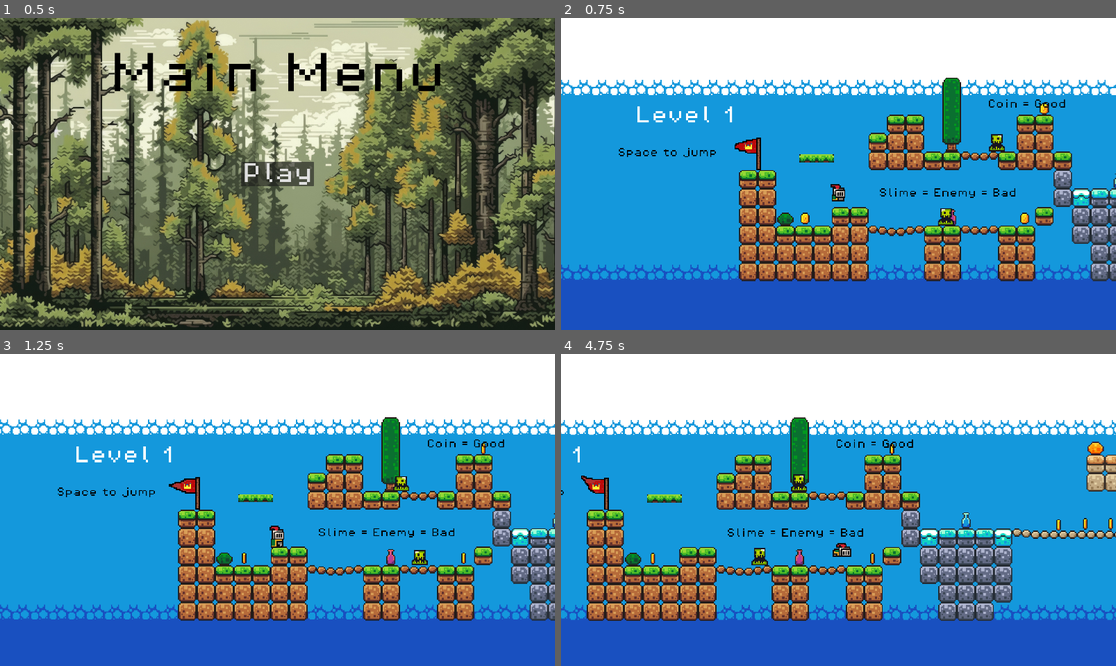
Above: before the commit, frames 1-4 (two rows, left to right).
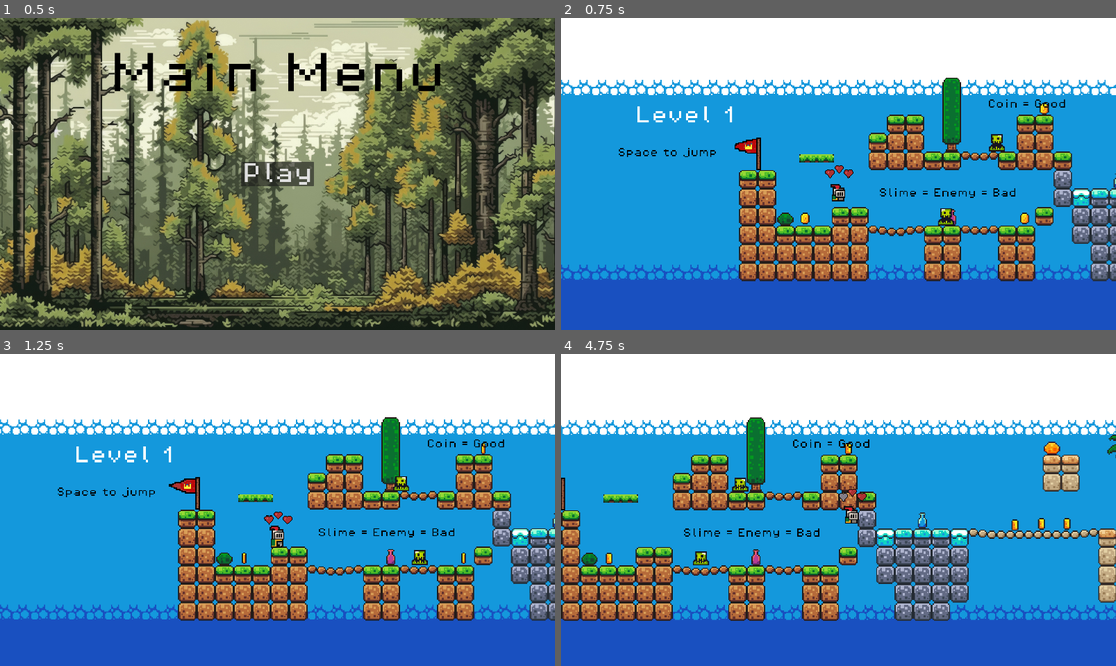
Above: after the commit, the same moments.

Repository: WoBen07/Platformer_Game
Game: Godot game, scene res://scenes/game.tscn
The game is run twice, just before and just after one commit, with the same random seed, the same clock (stepped at 60 frames per second) and the same inputs. Sound files missing from this copy of the repository are replaced by a short silence.
Inputs:
- Up to frame 1 (0.5 s): no input
- Up to frame 2 (0.75 s): click "Play" at 0.5 s
- Up to frame 3 (1.25 s): no input
- Up to frame 4 (4.75 s): hold Right (move_right) 1.28-2.78 s; tap Space (jump) at 1.52, 2.27, 3.77, 4.52 s; hold A (move_left) 2.78-3.53 s; hold Right (move_right) from 3.53 s (still down)

Frame 1 is identical in both runs. In frame 2, less than 0.1% of the frame differs, in the area x 47-53%, y 47-52%; in frame 3, less than 0.1%; in frame 4, 32%, in the area x 0-100%, y 20-86%.

Commit message:
Player lives

Diff:
--- a/scenes/endscreen.tscn
+++ b/scenes/endscreen.tscn
@@ -59,3 +59,13 @@
 theme_override_fonts/font = ExtResource("1_hk3wn")
 theme_override_font_sizes/font_size = 75
 text = "Restart"
+
+[node name="Info" type="Label" parent="CanvasLayer"]
+offset_left = 219.0
+offset_top = 812.0
+offset_right = 1688.0
+offset_bottom = 863.0
+theme_override_colors/font_color = Color(0, 0, 0, 1)
+theme_override_fonts/font = ExtResource("1_hk3wn")
+theme_override_font_sizes/font_size = 50
+text = "You died X times and collected X Coins"
--- a/scenes/level_2.tscn
+++ b/scenes/level_2.tscn
@@ -330,9 +330,6 @@
 [node name="Slime2" parent="Slimes" instance=ExtResource("4_7uetj")]
 position = Vector2(435, -43)
 
-[node name="Endmarker" parent="Slimes" instance=ExtResource("6_dmhsp")]
-position = Vector2(27, 0)
-
 [node name="Label" type="Label" parent="."]
 offset_left = -140.0
 offset_top = -52.0
@@ -372,3 +369,6 @@
 "": SubResource("AnimationLibrary_5ikow")
 }
 autoplay = "move"
+
+[node name="Endmarker" parent="." instance=ExtResource("6_dmhsp")]
+position = Vector2(27, 1)
--- a/scenes/player.tscn
+++ b/scenes/player.tscn
@@ -1,8 +1,10 @@
-[gd_scene load_steps=35 format=3 uid="uid://ckurrpdg7nb2w"]
+[gd_scene load_steps=52 format=3 uid="uid://ckurrpdg7nb2w"]
 
 [ext_resource type="Texture2D" uid="uid://fbhj5ugitunn" path="res://assets/sprites/knight.png" id="1_8a5vn"]
 [ext_resource type="Script" path="res://scripts/player.gd" id="1_se5k5"]
 [ext_resource type="AudioStream" uid="uid://bty5e3062o63h" path="res://assets/sounds/die.wav" id="3_vfgvg"]
+[ext_resource type="Texture2D" uid="uid://bn32xgww70aai" path="res://assets/sprites/heart.png" id="4_vknht"]
+[ext_resource type="AudioStream" uid="uid://diswj2bhlyonq" path="res://assets/sounds/hit.wav" id="5_iiuas"]
 
 [sub_resource type="AtlasTexture" id="AtlasTexture_hu8t3"]
 atlas = ExtResource("1_8a5vn")
@@ -154,7 +156,7 @@
 }],
 "loop": false,
 "name": &"hit",
-"speed": 20.0
+"speed": 7.0
 }, {
 "frames": [{
 "duration": 1.0,
@@ -238,6 +240,114 @@
 [sub_resource type="CircleShape2D" id="CircleShape2D_vqhqv"]
 radius = 5.0
 
+[sub_resource type="AtlasTexture" id="AtlasTexture_mm6b7"]
+atlas = ExtResource("4_vknht")
+region = Rect2(0, 0, 16, 16)
+
+[sub_resource type="AtlasTexture" id="AtlasTexture_wpko2"]
+atlas = ExtResource("4_vknht")
+region = Rect2(16, 0, 16, 16)
+
+[sub_resource type="AtlasTexture" id="AtlasTexture_meo32"]
+atlas = ExtResource("4_vknht")
+region = Rect2(32, 0, 16, 16)
+
+[sub_resource type="AtlasTexture" id="AtlasTexture_wl44u"]
+atlas = ExtResource("4_vknht")
+region = Rect2(48, 0, 16, 16)
+
+[sub_resource type="SpriteFrames" id="SpriteFrames_5vh6b"]
+animations = [{
+"frames": [{
+"duration": 1.0,
+"texture": SubResource("AtlasTexture_mm6b7")
+}, {
+"duration": 1.0,
+"texture": SubResource("AtlasTexture_wpko2")
+}, {
+"duration": 1.0,
+"texture": SubResource("AtlasTexture_meo32")
+}, {
+"duration": 1.0,
+"texture": SubResource("AtlasTexture_wl44u")
+}],
+"loop": false,
+"name": &"default",
+"speed": 5.0
+}]
+
+[sub_resource type="AtlasTexture" id="AtlasTexture_lv2lu"]
+atlas = ExtResource("4_vknht")
+region = Rect2(0, 0, 16, 16)
+
+[sub_resource type="AtlasTexture" id="AtlasTexture_871j0"]
+atlas = ExtResource("4_vknht")
+region = Rect2(16, 0, 16, 16)
+
+[sub_resource type="AtlasTexture" id="AtlasTexture_t4akp"]
+atlas = ExtResource("4_vknht")
+region = Rect2(32, 0, 16, 16)
+
+[sub_resource type="AtlasTexture" id="AtlasTexture_nbv7e"]
+atlas = ExtResource("4_vknht")
+region = Rect2(48, 0, 16, 16)
+
+[sub_resource type="SpriteFrames" id="SpriteFrames_7aa3b"]
+animations = [{
+"frames": [{
+"duration": 1.0,
+"texture": SubResource("AtlasTexture_lv2lu")
+}, {
+"duration": 1.0,
+"texture": SubResource("AtlasTexture_871j0")
+}, {
+"duration": 1.0,
+"texture": SubResource("AtlasTexture_t4akp")
+}, {
+"duration": 1.0,
+"texture": SubResource("AtlasTexture_nbv7e")
+}],
+"loop": false,
+"name": &"default",
+"speed": 5.0
+}]
+
+[sub_resource type="AtlasTexture" id="AtlasTexture_rd8g7"]
+atlas = ExtResource("4_vknht")
+region = Rect2(0, 0, 16, 16)
+
+[sub_resource type="AtlasTexture" id="AtlasTexture_nj5li"]
+atlas = ExtResource("4_vknht")
+region = Rect2(16, 0, 16, 16)
+
+[sub_resource type="AtlasTexture" id="AtlasTexture_2cb70"]
+atlas = ExtResource("4_vknht")
+region = Rect2(32, 0, 16, 16)
+
+[sub_resource type="AtlasTexture" id="AtlasTexture_0gv1v"]
+atlas = ExtResource("4_vknht")
+region = Rect2(48, 0, 16, 16)
+
+[sub_resource type="SpriteFrames" id="SpriteFrames_0w3aa"]
+animations = [{
+"frames": [{
+"duration": 1.0,
+"texture": SubResource("AtlasTexture_rd8g7")
+}, {
+"duration": 1.0,
+"texture": SubResource("AtlasTexture_nj5li")
+}, {
+"duration": 1.0,
+"texture": SubResource("AtlasTexture_2cb70")
+}, {
+"duration": 1.0,
+"texture": SubResource("AtlasTexture_0gv1v")
+}],
+"loop": false,
+"name": &"default",
+"speed": 5.0
+}]
+
 [node name="Player" type="CharacterBody2D"]
 collision_layer = 2
 script = ExtResource("1_se5k5")
@@ -245,12 +355,40 @@
 [node name="Sprite" type="AnimatedSprite2D" parent="."]
 position = Vector2(0, -12)
 sprite_frames = SubResource("SpriteFrames_ncux4")
-animation = &"die"
+animation = &"hit"
 autoplay = "idle"
+frame = 3
+frame_progress = 1.0
 
 [node name="CollisionShape2D" type="CollisionShape2D" parent="."]
 position = Vector2(0, -6)
 shape = SubResource("CircleShape2D_vqhqv")
 
-[node name="AudioStreamPlayer2D" type="AudioStreamPlayer2D" parent="."]
+[node name="Die" type="AudioStreamPlayer2D" parent="."]
 stream = ExtResource("3_vfgvg")
+
+[node name="HeartContainer" type="Node2D" parent="."]
+position = Vector2(0, -26)
+
+[node name="Heart1" type="AnimatedSprite2D" parent="HeartContainer"]
+position = Vector2(-7, 3)
+scale = Vector2(0.639999, 0.72)
+sprite_frames = SubResource("SpriteFrames_5vh6b")
+
+[node name="Heart2" type="AnimatedSprite2D" parent="HeartContainer"]
+position = Vector2(1, -1)
+scale = Vector2(0.600001, 0.64)
+sprite_frames = SubResource("SpriteFrames_7aa3b")
+
+[node name="Heart3" type="AnimatedSprite2D" parent="HeartContainer"]
+position = Vector2(9, 3)
+scale = Vector2(0.679999, 0.68)
+sprite_frames = SubResource("SpriteFrames_0w3aa")
+
+[node name="InvincibilityTimer" type="Timer" parent="."]
+one_shot = true
+
+[node name="Hit" type="AudioStreamPlayer2D" parent="."]
+stream = ExtResource("5_iiuas")
+
+[connection signal="timeout" from="InvincibilityTimer" to="." method="_on_invincibility_timer_timeout"]
--- a/scripts/coin.gd
+++ b/scripts/coin.gd
@@ -5,4 +5,6 @@
 
 
 func _on_body_entered(body: Node2D) -> void:
-	pick_up_animation.play("PickUp")
+	if body.is_in_group("player"):
+		pick_up_animation.play("PickUp")
+		LevelManager.collected_coins += 1
--- a/scripts/endmarker.gd
+++ b/scripts/endmarker.gd
@@ -4,11 +4,13 @@
 @onready var animated_sprite: AnimatedSprite2D = $AnimatedSprite2D
 @onready var finish: AudioStreamPlayer2D = $Finish
 
+
 func _on_body_entered(body: Node2D) -> void:
 	if has_triggered:
 		return  # Ignore extra triggers
 	has_triggered = true
 	print("Body entered:", body.name)
+
 	animated_sprite.play("finish")
 	finish.play()
 	 # Wait for both animation and sound to finish before moving to next level
--- a/scripts/endscreen.gd
+++ b/scripts/endscreen.gd
@@ -2,19 +2,20 @@
 
 @onready var restart_button = $CanvasLayer/Restart
 @onready var main_menu_button = $CanvasLayer/Main_menu
+@onready var info: Label = $CanvasLayer/Info
 
 
 func _ready():
 	# Connect buttons to functions
 	restart_button.connect("pressed", _on_restart_pressed)
 	main_menu_button.connect("pressed", _on_main_menu_pressed)
+	info.text = "You died %d times and collected %d coins" % [LevelManager.deaths, LevelManager.collected_coins]
 
 func _on_restart_pressed():
 	print("Restarting level...")
-	LevelManager.current_level = LevelManager.current_level - 1
 	LevelManager.reload_current_level()
 
 func _on_main_menu_pressed():
 	print("Going to main menu...")
-	LevelManager.current_level = 0
+	LevelManager.current_level = 0  # Reset level index
 	LevelManager.load_main_menue()
--- /dev/null
+++ b/scripts/invincibility_timer.gd
@@ -0,0 +1,11 @@
+extends Timer
+
+
+# Called when the node enters the scene tree for the first time.
+func _ready() -> void:
+	pass # Replace with function body.
+
+
+# Called every frame. 'delta' is the elapsed time since the previous frame.
+func _process(delta: float) -> void:
+	pass
--- a/scripts/killzone.gd
+++ b/scripts/killzone.gd
@@ -4,15 +4,12 @@
 
 
 func _on_body_entered(body: Node2D) -> void:
-	print("You died")
-	Engine.time_scale = 0.5
-	if body.has_method("player_die"):
-		body.player_die()  # Call the player's death function
-	timer.stop()
-	timer.start()
+	print("Player hit")
+	if body.has_method("player_is_hit"):
+		body.player_is_hit()
+
 
 
 
 func _on_timer_timeout() -> void:
 	Engine.time_scale = 1.0
-	LevelManager.call_deferred("reload_current_level")
--- a/scripts/level_manager.gd
+++ b/scripts/level_manager.gd
@@ -8,8 +8,11 @@
 var endscreen = preload("res://scenes/endscreen.tscn")
 var main_menu = preload("res://scenes/main_menue.tscn")
 
+
 var is_loading = false
 var current_level = 0
+var collected_coins = 0
+var deaths = 0
 @onready var game = get_tree().root.get_child(0)
 
 func _ready():
@@ -20,13 +23,33 @@
  # Ensures the first level is loaded only once
 
 func load_main_menue():
-	if game.get_child_count() > 0:
-		var previous_level = game.get_child(game.get_child_count() - 1)
-		game.remove_child(previous_level)
-		previous_level.queue_free()
-		await get_tree().process_frame
+	# Ensure current_level is reset
+	current_level = 0
+	deaths = 0
+	collected_coins = 0
+	# Remove all children EXCEPT the main menu
+	for child in game.get_children():
+		if child != main_menu:  # Keep main menu
+			game.remove_child(child)
+			child.queue_free()
+
+		await get_tree().process_frame  # Ensure cleanup happens properly
+
+	# Load and add main menu if it's not already there
 	var main_menue_instance = main_menu.instantiate()
 	game.add_child(main_menue_instance)
+
+func load_restart_menu():
+
+	for child in game.get_children():
+		if child != endscreen:
+			game.remove_child(child)
+			child.queue_free()
+		await  get_tree().process_frame
+
+	var endscreen_instance = endscreen.instantiate()
+
+	game.add_child(endscreen_instance)
 
 func reload_current_level():
 	instantiate_level(current_level)
@@ -45,11 +68,11 @@
 	is_loading = true
 
 	# Remove previous level if exists
-	if game.get_child_count() > 0:
-		var previous_level = game.get_child(game.get_child_count() - 1)
-		game.remove_child(previous_level)
-		previous_level.queue_free()
-		await get_tree().process_frame  # Ensure it's fully removed
+	for child in game.get_children():
+		if child != levels[level_index]:
+			game.remove_child(child)
+			child.queue_free()
+		await  get_tree().process_frame
 
 	# Instantiate and add the new level
 	var level_instance = levels[level_index].instantiate()
@@ -67,12 +90,7 @@
 
 	if current_level >= levels.size():
 		print("Game finished")
-		if game.get_child_count() > 0:
-			var previous_level = game.get_child(game.get_child_count() - 1)
-			game.remove_child(previous_level)
-			previous_level.queue_free()
-			await get_tree().process_frame
-		var endscreen_instance = endscreen.instantiate()
-		game.add_child(endscreen_instance)
+		current_level -= 1
+		load_restart_menu()
 
 	instantiate_level(current_level)
--- a/scripts/main_menue.gd
+++ b/scripts/main_menue.gd
@@ -7,4 +7,6 @@
 	play.connect("pressed", _on_play_pressed)
 
 func _on_play_pressed():
+	print("Starting Game...")
+	LevelManager.current_level = 0  # Ensure level starts from the first level
 	LevelManager.reload_current_level()
--- a/scripts/player.gd
+++ b/scripts/player.gd
@@ -5,34 +5,100 @@
 const JUMP_VELOCITY = -300.0
 @onready var animated_sprite: AnimatedSprite2D = $Sprite
 @onready var collision_shape_2d: CollisionShape2D = $CollisionShape2D
-@onready var audio_stream_player: AudioStreamPlayer2D = $AudioStreamPlayer2D
+@onready var audio_stream_player: AudioStreamPlayer2D = $Die
+@onready var hit: AudioStreamPlayer2D = $Hit
 
 
 var is_dead = false
+var is_loading_next_level = false
+var lives = 3
+var is_invincable = false
+@onready var heart_1: AnimatedSprite2D = $HeartContainer/Heart1
+@onready var heart_2: AnimatedSprite2D = $HeartContainer/Heart2
+@onready var heart_3: AnimatedSprite2D = $HeartContainer/Heart3
+@onready var heart_container: Node2D = $HeartContainer
+
+func _ready():
+	var tween = get_tree().create_tween()
+	tween.set_loops()  # Repeat indefinitely
+	tween.tween_property(heart_container, "position:y", heart_container.position.y - 1.5, 0.5).set_trans(Tween.TRANS_SINE)
+	tween.tween_property(heart_container, "position:y", heart_container.position.y + 1.5, 0.5).set_trans(Tween.TRANS_SINE)
+	add_to_group("player")
+
+
+func player_is_hit():
+	Engine.time_scale = 0.5
+	if is_dead or is_invincable:
+		return
+	is_invincable = true
+	lives -= 1
+	if lives == 2:
+		heart_1.play()
+		hit.play()
+		animated_sprite.play("hit")
+
+	elif lives == 1:
+		heart_2.play()
+		hit.play()
+		animated_sprite.play("hit")
+	else:
+		heart_3.play()
+		animated_sprite.play("hit")
+		player_die()
+		LevelManager.deaths += 1
+		Engine.time_scale = 1.0
+		return
+	if is_invincable:
+		animated_sprite.modulate = Color(1, 1, 1, 0.5)  # Make semi-transparent
+		$InvincibilityTimer.start()
+
+func _on_invincibility_timer_timeout():
+	# Re-enable collision after invincibility ends
+	is_invincable = false
+	Engine.time_scale = 1.0
+	animated_sprite.modulate = Color(1, 1, 1, 1)  # Restore normal appearance
+
+
+
 
 func player_die():
-	if is_dead:
-		return
-	is_dead = true
-	audio_stream_player.play()
-	animated_sprite.play("hit")
+		if is_dead:
+			return
+		is_dead = true
+		collision_shape_2d.queue_free()
+		# Play death sound
+		audio_stream_player.play()
 
-	animated_sprite.animation_finished.connect(_on_hit_animation_finished)
+		# Play death animation
+		animated_sprite.play("die")
 
-func _on_hit_animation_finished():
-	if animated_sprite.animation == "hit":
-		animated_sprite.play("die")
-		animated_sprite.animation_finished.connect(_on_die_animation_finished)
+		# Wait for the animation to finish
+		await animated_sprite.animation_finished
 
-func _on_die_animation_finished():
-	if animated_sprite.animation == "die":
-		collision_shape_2d.queue_free()  # Remove collision after death animation
+		# Wait for the sound to finish (optional, if it's longer than the animation)
+		await audio_stream_player.finished
+
+		# Remove collision shape
+
+
+		# Load the restart menu AFTER animation and sound are done
+
+		Engine.time_scale = 1.0
+		LevelManager.load_restart_menu()
 
 
 func _physics_process(delta: float) -> void:
 	# Add the gravity.
+
 	if is_dead:
 		return
+
+	if is_loading_next_level:
+		return
+
+	if animated_sprite.animation == "hit" and not animated_sprite.frame == animated_sprite.sprite_frames.get_frame_count("hit") - 1:
+		return  # Wait until hit animation is finished
+
 	if not is_on_floor():
 		velocity += get_gravity() * delta
 
Not shown, added: assets/sounds/hit.wav.import
Binary file added: assets/sprites/heart.png
Not shown, added: assets/sprites/heart.png.import
Not shown, added: assets/sounds/hit.wav
